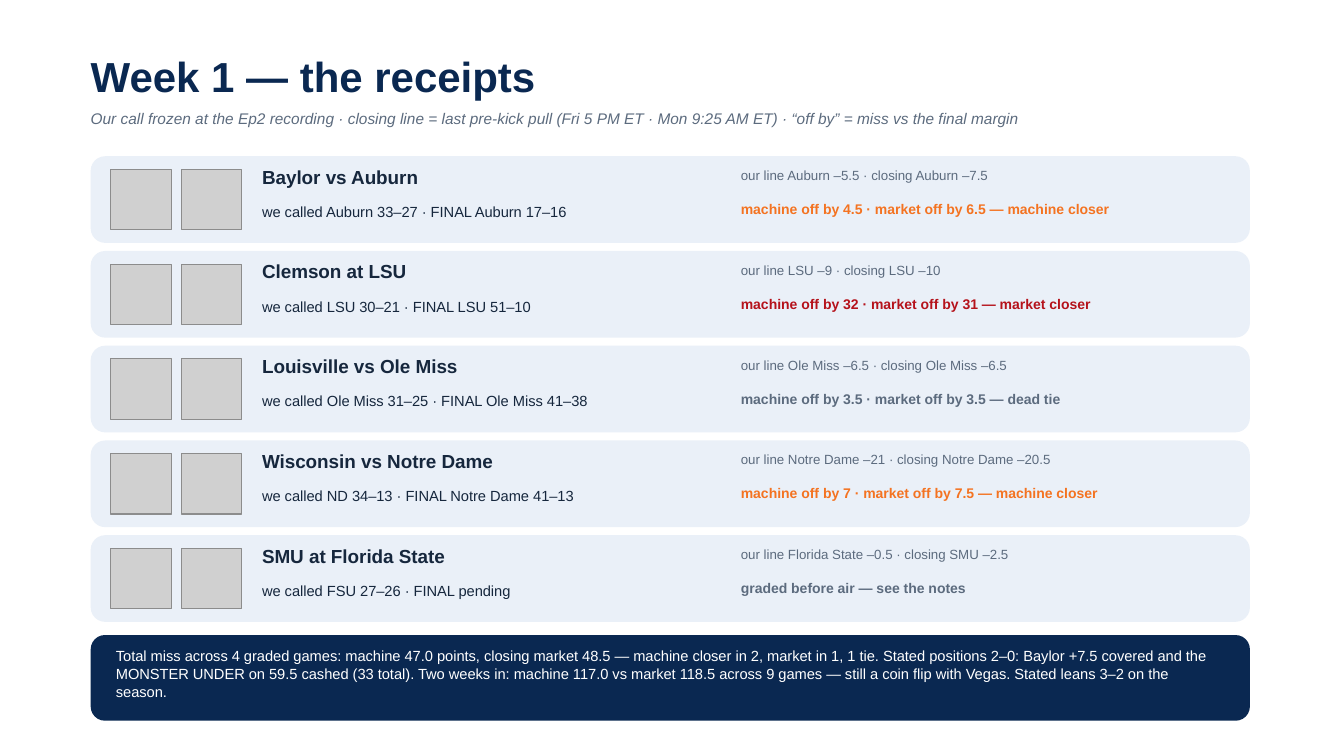
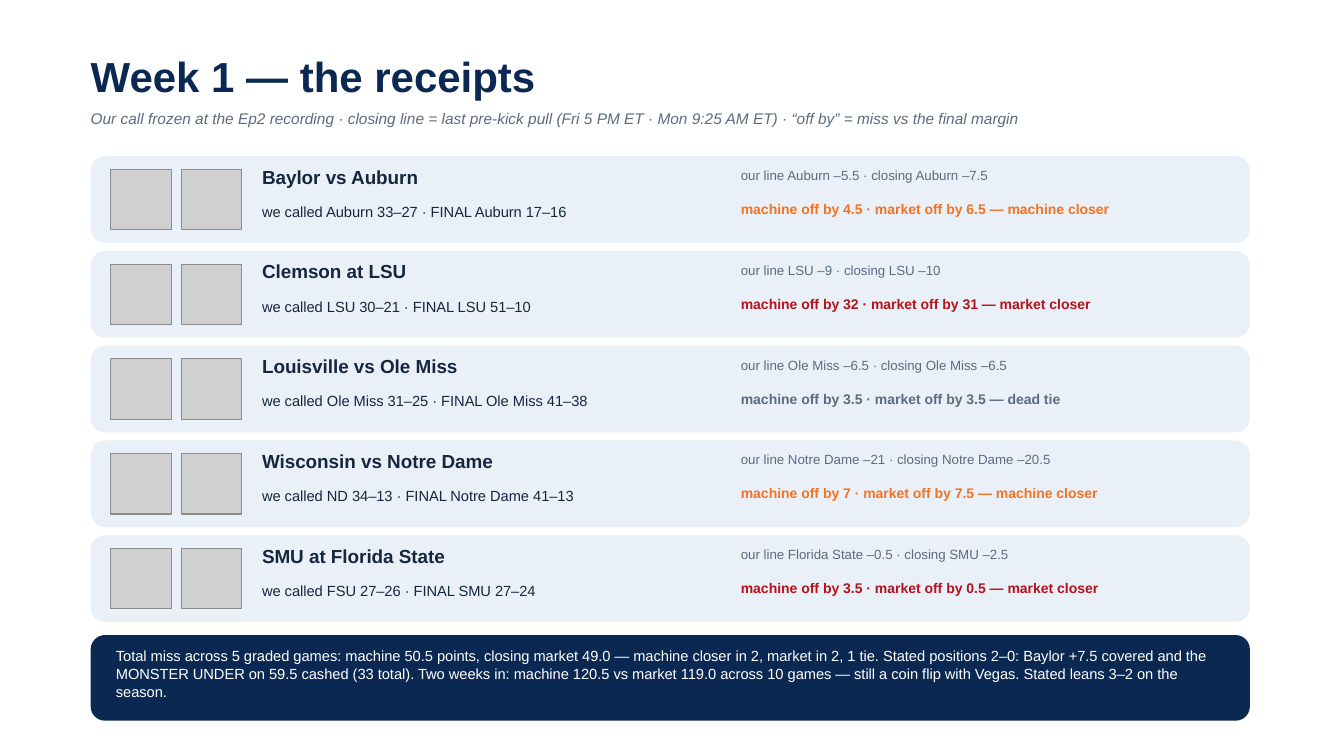
Before and after one commit to lucasalvarezflorida-lab/ncaa-fbs-analytics, a slide deck: slide 3 of decks/2026_Week2_Episode3.pptx. Drawn at 1344x756 pixels with LibreOffice and Linux fonts; fonts in the diff are those of the drawing; grey boxes stand for pictures. Boxes give left, top, right and bottom in pixels: in the first picture for what was removed or moved away, otherwise in the second. Text is boxed around its words. In the diff, an @@ line names an element or a change of style, - is before the commit and + after.

```diff
--- a/decks/2026_Week2_Episode3.pptx
+++ b/decks/2026_Week2_Episode3.pptx
@@ text at <box>262,585,536,596</box>: text changed @@
-we called FSU 27–26 · FINAL pending
+we called FSU 27–26 · FINAL SMU 27–24
@@ text at <box>741,583,1098,596</box>: text changed; text colour #5C6B7E to #B5121B @@
-graded before air — see the notes
+machine off by 3.5 · market off by 0.5 — market closer
@@ text at <box>116,650,1206,697</box>: text changed @@
-Total miss across 4 graded games: machine 47.0 points, closing market 48.5 — machine closer in 2, market in 1, 1 tie. Stated positions 2–0: Baylor +7.5 covered and the MONSTER UNDER on 59.5 cashed (33 total). Two weeks in: machine 117.0 vs market 118.5 across 9 games — still a coin flip with Vegas. Stated leans 3–2 on the season.
+Total miss across 5 graded games: machine 50.5 points, closing market 49.0 — machine closer in 2, market in 2, 1 tie. Stated positions 2–0: Baylor +7.5 covered and the MONSTER UNDER on 59.5 cashed (33 total). Two weeks in: machine 120.5 vs market 119.0 across 10 games — still a coin flip with Vegas. Stated leans 3–2 on the season.
```
Also in this commit, not shown: 4 other slides changed, 7 other files.
